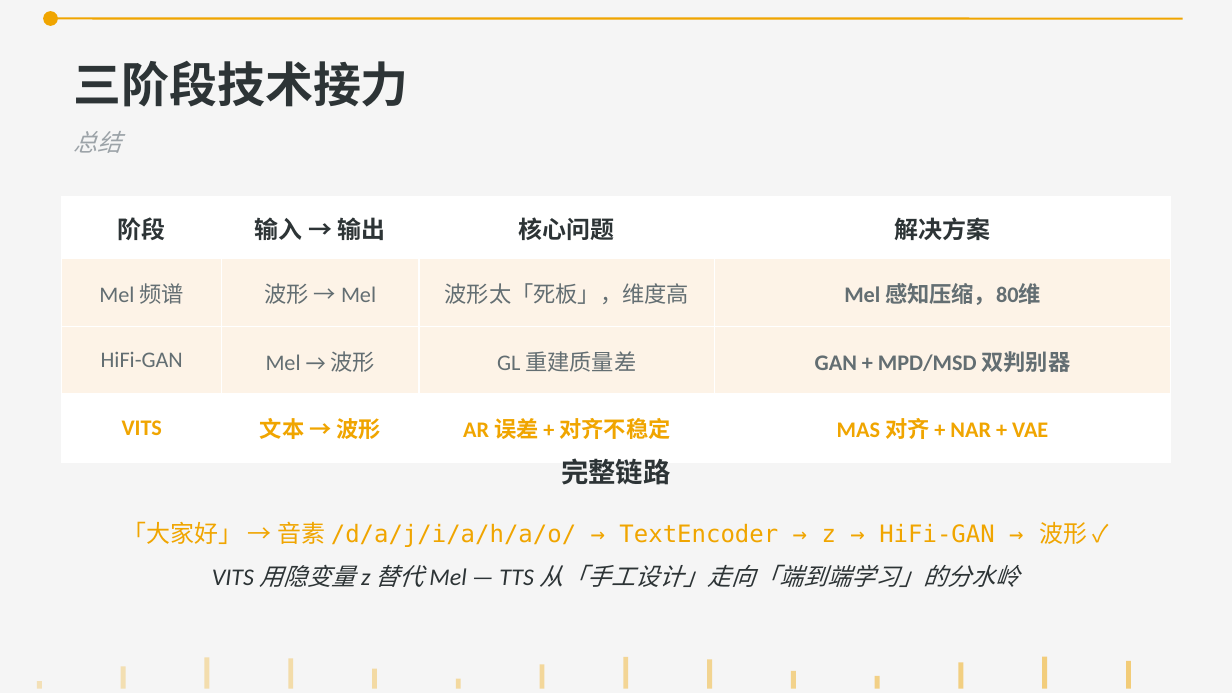
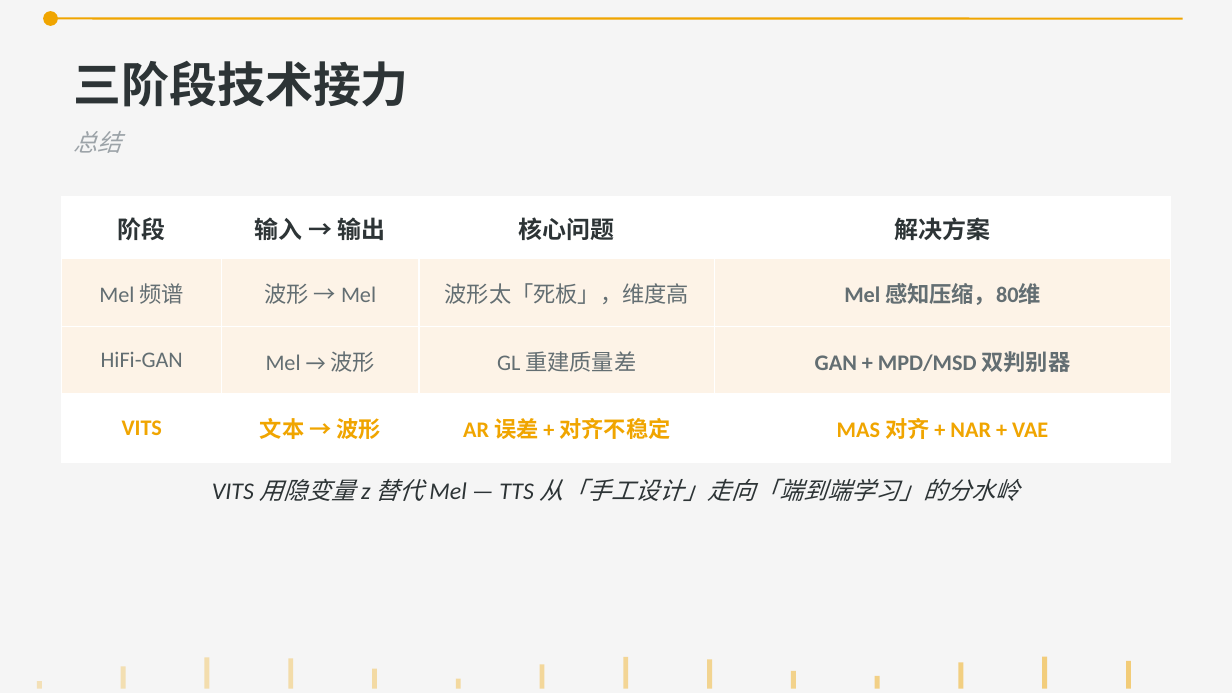
Before and after one commit to Dlight160/LearnTTS, a slide deck: slide 22 of TTS_Talk_SignalFlow.pptx. Drawn at 1232x693 pixels with LibreOffice and Linux fonts; fonts in the diff are those of the drawing. Boxes give left, top, right and bottom in pixels: in the first picture for what was removed or moved away, otherwise in the second. Text is boxed around its words. In the diff, an @@ line names an element or a change of style, - is before the commit and + after.

```diff
--- a/TTS_Talk_SignalFlow.pptx
+++ b/TTS_Talk_SignalFlow.pptx
@@ text "VITS 用隐变量 z 替代 Mel ...": place and size @@
-text "VITS 用隐变量 z 替代 Mel ..." at (212, 564, 1020, 587)
+text "VITS 用隐变量 z 替代 Mel ..." at (212, 478, 1020, 501)
@@ text removed at (561, 459, 670, 485) @@
-完整链路
@@ text removed at (123, 521, 1088, 547) @@
-「大家好」 → 音素 /d/a/j/i/a/h/a/o/ → TextEncoder → z → HiFi-GAN → 波形 ✓
```
Also in this commit, not shown: 6 other slides changed, 3 other files.
